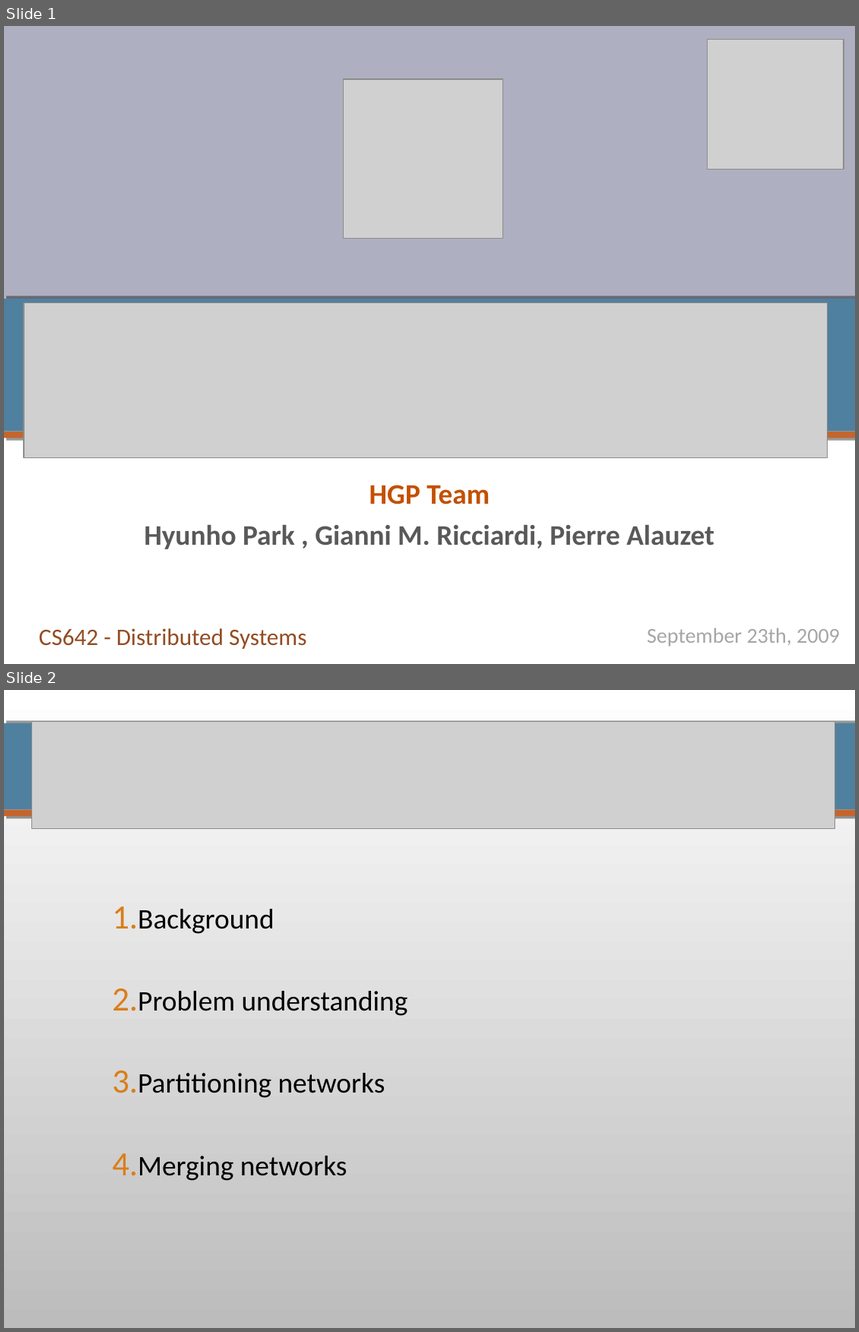
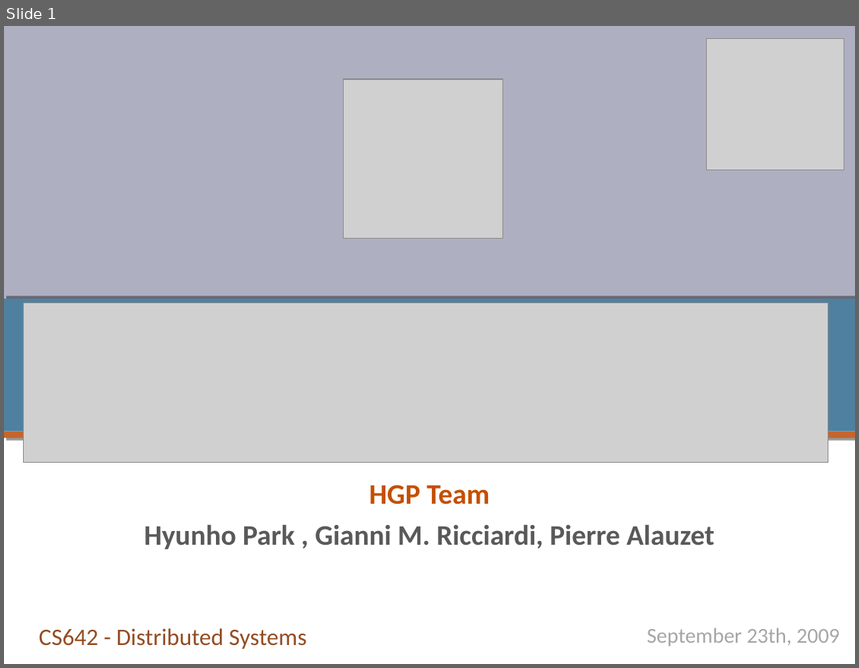
Before and after one commit to pierrealauzet/skemasnet, a slide deck: 2_design/CS462_Skemasnet_design_v2.ppt. Shown one above the other, each under a label of ours: slides 1 and 2 before the commit, slide 1 after it. The pictures are 859x1332 and 859x668 pixels, drawn with LibreOffice and Linux fonts; fonts in the diff are those of the drawing; grey boxes stand for pictures. Boxes give left, top, right and bottom in pixels: in the first picture for what was removed or moved away, otherwise in the second. Text is boxed around its words. In the diff, an @@ line names an element or a change of style, - is before the commit and + after.

Commit message:
I'm working on.

```diff
--- a/2_design/CS462_Skemasnet_design_v2.ppt
+++ b/2_design/CS462_Skemasnet_design_v2.ppt
@@ slide 2 removed at [4,690,855,1328], background gradient #BCBCBC to #FFFFFF @@
@@ rectangle removed at [4,723,855,810] @@
@@ picture removed at [32,721,835,828] @@
@@ rectangle removed at [4,810,855,817] @@
@@ text removed at [138,909,408,1181] @@
-1. Background
-2. Problem understanding
-3. Partitioning networks
-4. Merging networks
@@ slide 1 changed as well @@
@@ picture: place and size @@
-picture at [24,303,827,458]
+picture at [24,303,828,461]
```
Also in this commit, not shown: 2 other slides changed, 4 slides added, 4 other slides removed.
